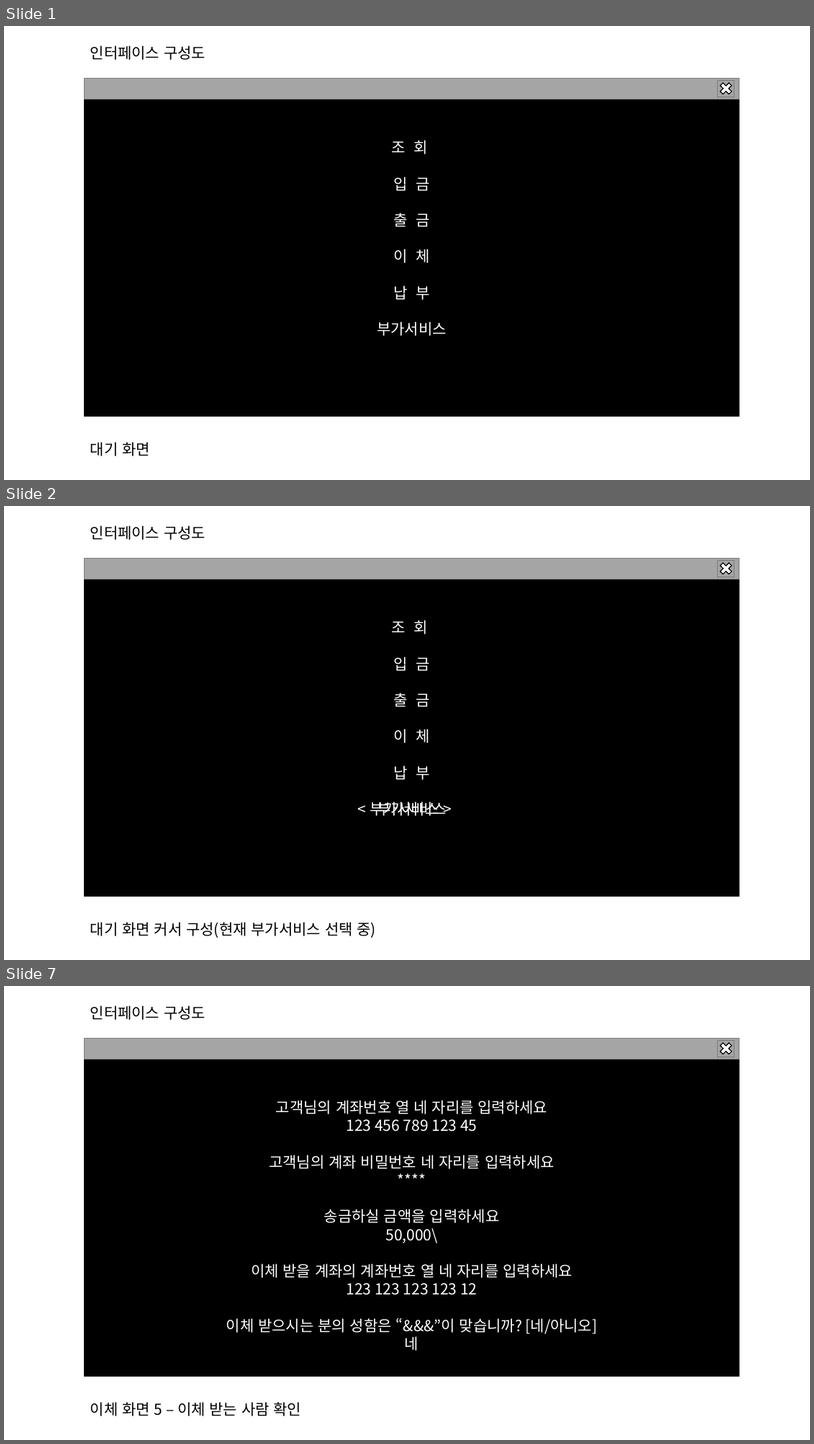
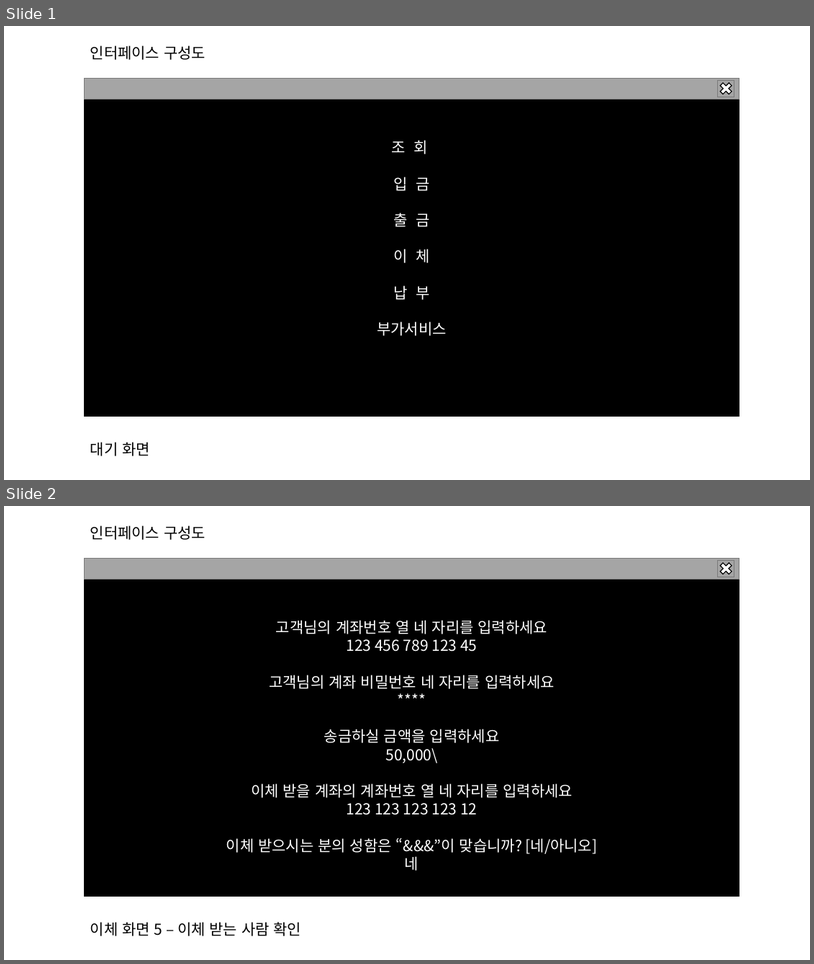
Before and after one commit to 909ma/ATM-System-using-by-C-Language, a slide deck: 기타/인터페이스/인터페이스 양식.pptx. Shown one above the other, each under a label of ours: slides 1, 2 and 7 before the commit, slides 1 and 2 after it; the slides between them are not shown. The pictures are 814x1444 and 814x964 pixels, drawn with LibreOffice and Linux fonts; fonts in the diff are those of the drawing. Boxes give left, top, right and bottom in pixels: in the first picture for what was removed or moved away, otherwise in the second. Text is boxed around its words. In the diff, an @@ line names an element or a change of style, - is before the commit and + after.

```diff
--- a/기타/인터페이스/인터페이스 양식.pptx
+++ b/기타/인터페이스/인터페이스 양식.pptx
@@ slide 2 removed at box(4, 506, 810, 960), background #FFFFFF @@
@@ text removed at box(90, 525, 206, 540) @@
-인터페이스 구성도
@@ group removed at box(85, 558, 741, 896): 3 rectangles, 1 cross @@
-조 회
-입 금
-출 금
-이 체
-납 부
-부가서비스
@@ text removed at box(370, 801, 440, 816) @@
-< 부가서비스 >
@@ text removed at box(90, 921, 376, 937) @@
-대기 화면 커서 구성(현재 부가서비스 선택 중)
@@ what was slide 7 is now slide 2 @@
```
Also in this commit, not shown: 6 other slides removed.
